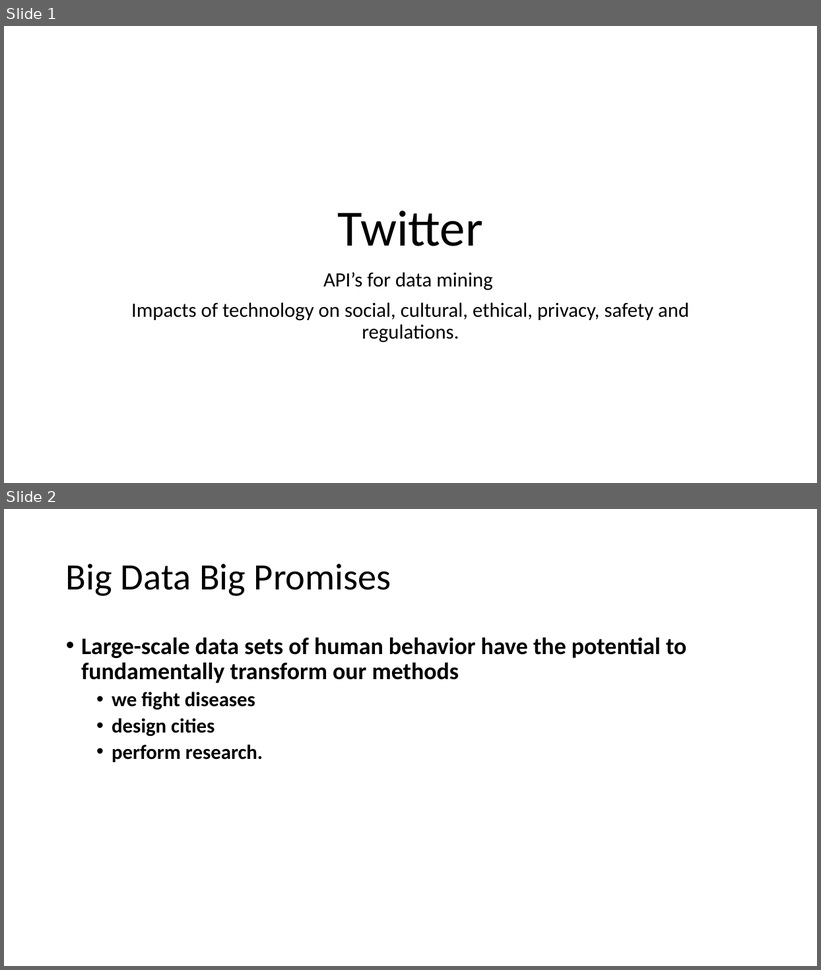
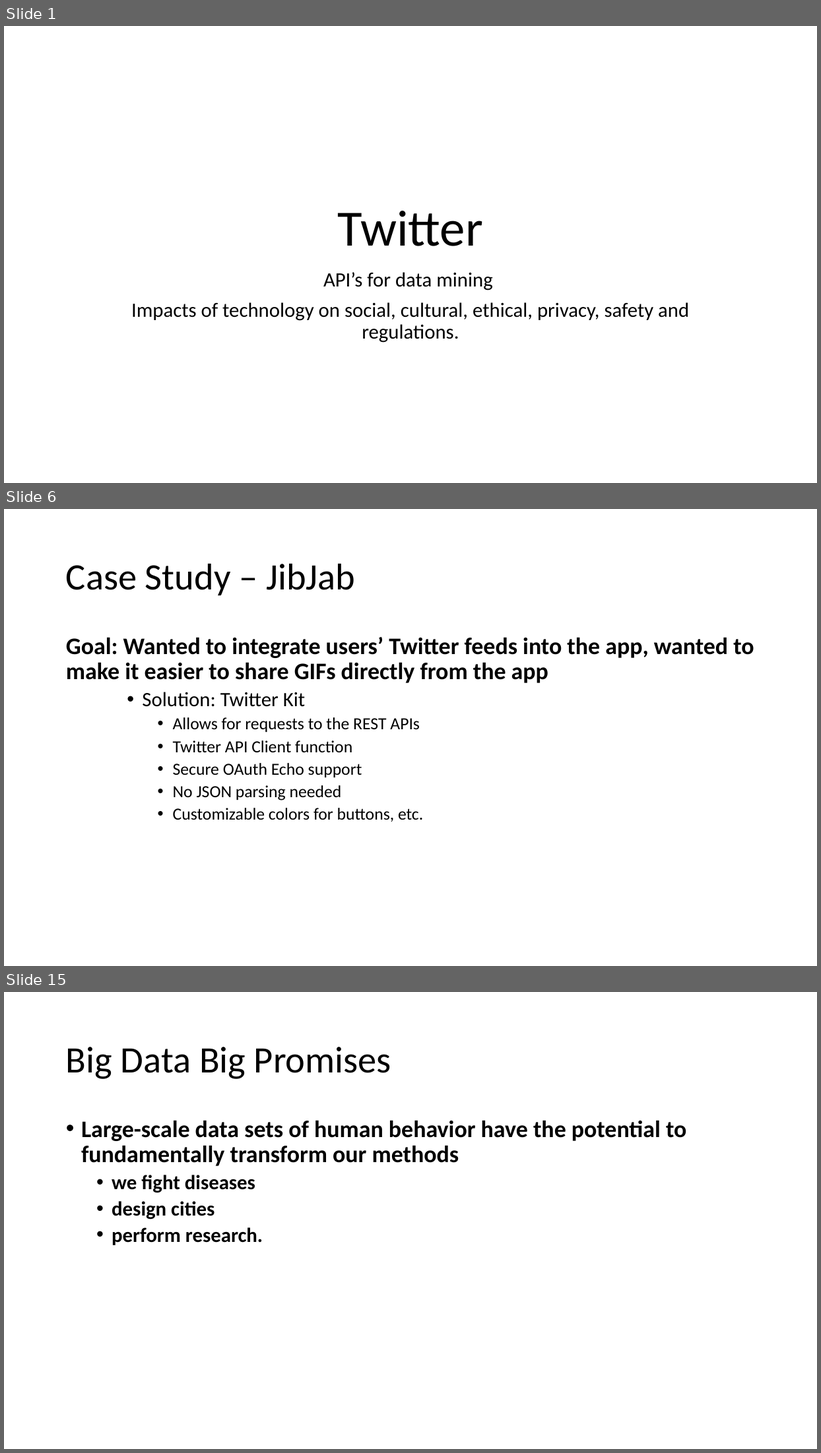
Before and after one commit to deniseygrace/COT-4935-Group-7-Project, a slide deck: Twitter.pptx. Shown one above the other, each under a label of ours: slides 1 and 2 before the commit, slides 1, 6 and 15 after it; the slides between them are not shown. The pictures are 821x970 and 821x1453 pixels, drawn with LibreOffice and Linux fonts; fonts in the diff are those of the drawing. Boxes give left, top, right and bottom in pixels: in the first picture for what was removed or moved away, otherwise in the second. Text is boxed around its words. In the diff, an @@ line names an element or a change of style, - is before the commit and + after.

```diff
--- a/Twitter.pptx
+++ b/Twitter.pptx
@@ slide 6 added at (x1=4, y1=509, x2=817, y2=966), background #FFFFFF @@
@@ title added at (x1=66, y1=563, x2=355, y2=595), 44 pt, text #000000 @@
+Case Study – JibJab
@@ text added at (x1=66, y1=637, x2=754, y2=822), 20 pt, text #000000 @@
+  Goal: Wanted to integrate users’ Twitter feeds into the app, wanted to make it easier to share GIFs directly from the app
+    • Solution: Twitter Kit
+      • Allows for requests to the REST APIs
+      • Twitter API Client function
+      • Secure OAuth Echo support
+      • No JSON parsing needed
+      • Customizable colors for buttons, etc.
@@ what was slide 2 is now slide 15 @@
```
Also in this commit, not shown: 2 slides changed, 12 other slides added.
